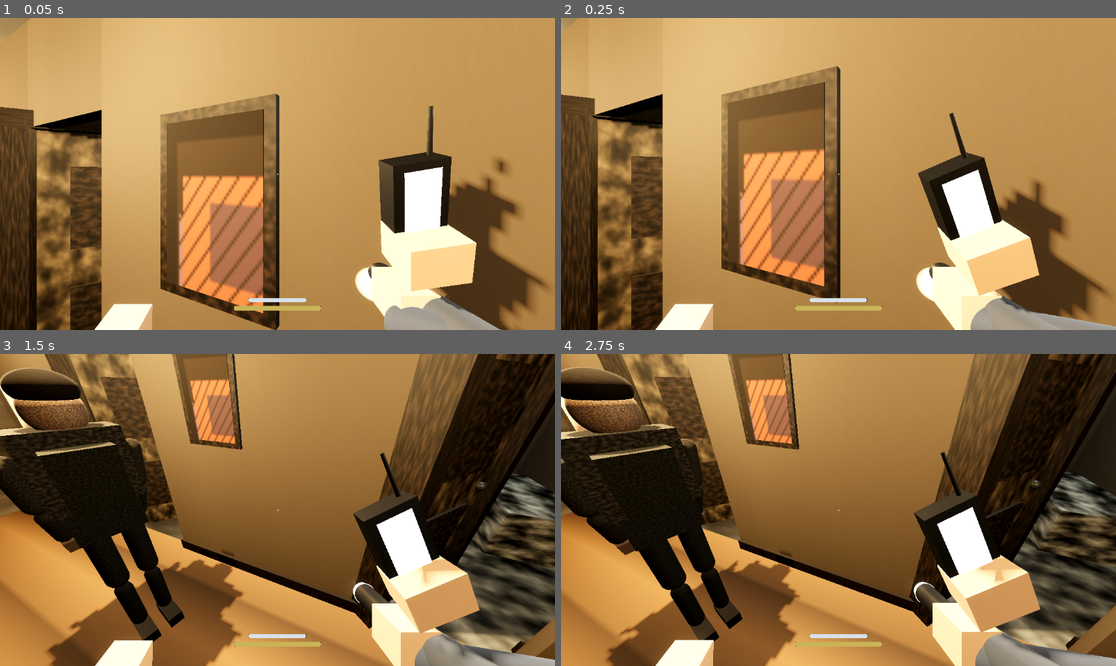
Above: before the commit, frames 1-4 (two rows, left to right).
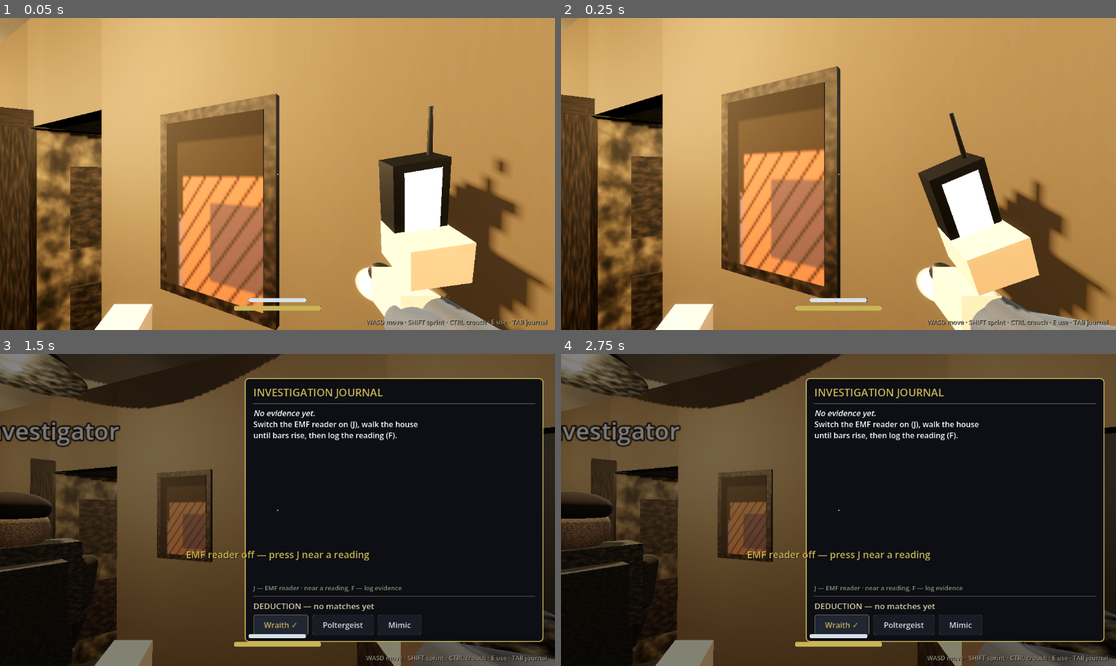
Above: after the commit, the same moments.

Repository: blastbeng/ProjectSpecterV2
Game: Godot game, scene res://scenes/match.tscn
Two runs of this game, one before a commit and one after it. Both use one fixed random seed, a clock stepped at 60 frames per second and the inputs below. This scene is started directly instead of the project's main scene.
Inputs (mouse positions are in pixels of both pictures, inside the frame that each line leads up to):
- Up to frame 1 (0.05 s): no input
- Up to frame 2 (0.25 s): no input
- Up to frame 3 (1.5 s): tap Enter (ui_accept) at 0.5, 0.77 s; move the mouse to (305, 510) at 0.52 s; hold Up (ui_up) 0.53-1.25 s; tap Tab at 0.6 s; click (305, 510) at 0.67 s; tap F at 0.8 s; click (277, 625) at 1.25 s, where only the run after the commit has a clickable "Wraith"
- Up to frame 4 (2.75 s): click (844, 625) at 2 s, where only the run after the commit has a clickable "Wraith ✓"

The runs differ from the first frame. In frame 1, 0.3% of the frame differs, in the area x 65-99%, y 96-99%; in frame 2, 0.3%; in frame 3, 84%, in the area x 0-100%, y 0-100%; in frame 4, 83%.

Commit message:
feat: evidence journal panel (TAB), F logs EMF hotspot captures, host-synced votes
- Journal node: capture list grouped by room, deduction candidates from
  entity table, vote buttons (host-authoritative via rpc, dedupe by kind+room)
- EMF remembers strongest_hotspot so logging knows kind+room
- Match: TAB toggles journal, F logs (toast feedback), hint line on HUD
- tests/test_journal.gd covers captures/dedupe/deduction/sync/panel

fix: test runner parallel+guarded; test_emf hung forever

- tools/test.sh: nproc parallel jobs (xargs -P), per-test timeout watchdog
  (TEST_TIMEOUT=120), --audio-driver Dummy, auto-import when class cache is
  missing; suite now 8/8 PASS in ~16 s on the RPi5 (was 6+ min serial)
- tests/test_emf.gd used _ready() on a SceneTree script -- never called,
  the suite blocked after TEST_AVATAR; now _init() + deferred _run

Diff:
--- /dev/null
+++ b/scripts/gameplay/journal.gd
@@ -0,0 +1,283 @@
+class_name Journal
+extends Node
+## Investigation journal (Vision 6): collects captured evidence across a match
+## and turns it into deductions. TAB slides the panel in; TAB again flips to
+## the deduction view where a button votes the entity type in — host decides,
+## synced to every peer so the roster shares one journal. Evidence kinds
+## beyond the seeded five and more entity powers arrive with the next layers.
+
+signal capture_added(kind: String, room: String)
+signal vote_changed(entity_type: String)
+
+const KINDS: Array[String] = [
+	"cold spot", "electrical hum", "object poltergeist", "door rattle", "static breath",
+]
+
+## Entity identification table (Vision 6). Wraith is the implemented entity;
+## Poltergeist/Mimic arrive with their power sets (Mimic fakes evidence).
+const ENTITY_TABLE := {
+	"wraith": ["cold spot", "electrical hum"],
+	"poltergeist": ["object poltergeist", "door rattle"],
+	"mimic": ["static breath", "cold spot"],
+}
+
+const ENTITY_HINTS := {
+	"wraith": "chilled air, electronics whine near its haunt",
+	"poltergeist": "thrown objects, rattling doors",
+	"mimic": "a liar — mimics warmer evidence; only breath static is truly its own",
+}
+
+var captures: Array = []   # [{kind: String, room: String}] — shared roster-wide
+var vote: String = ""      # current entity vote, "" = none yet
+
+var _panel_root: Control
+var _sheet: PanelContainer
+var _list_label: RichTextLabel
+var _deduce_label: Label
+var _vote_buttons: Array[Button] = []
+var _show_deduce := false
+var _open01 := 0.0         # slide animation 0 = hidden, 1 = fully in
+
+
+func _ready() -> void:
+	name = "Journal"
+	_build_panel()
+
+
+func _build_panel() -> void:
+	_panel_root = Control.new()
+	_panel_root.set_anchors_preset(Control.PRESET_FULL_RECT)
+	_panel_root.theme = UITheme.get_theme()
+	_panel_root.mouse_filter = Control.MOUSE_FILTER_IGNORE
+	_panel_root.visible = false
+	add_child(_panel_root)
+
+	var dim := ColorRect.new()
+	dim.color = Color(0.02, 0.02, 0.03, 0.5)
+	dim.set_anchors_preset(Control.PRESET_FULL_RECT)
+	dim.mouse_filter = Control.MOUSE_FILTER_IGNORE
+	_panel_root.add_child(dim)
+
+	var sb := StyleBoxFlat.new()
+	sb.bg_color = Color(UITheme.BG)
+	sb.set_corner_radius_all(8)
+	sb.set_border_width_all(2)
+	sb.border_color = UITheme.ACCENT
+	sb.content_margin_left = 18.0
+	sb.content_margin_right = 18.0
+	sb.content_margin_top = 14.0
+	sb.content_margin_bottom = 14.0
+
+	_sheet = PanelContainer.new()
+	_sheet.add_theme_stylebox_override("panel", sb)
+	_sheet.set_anchors_preset(Control.PRESET_RIGHT_WIDE)
+	_sheet.offset_top = 50.0
+	_sheet.offset_bottom = -50.0
+	_sheet.offset_right = -24.0
+	_sheet.offset_left = -620.0   # updated per-frame by the slide anim
+	_sheet.mouse_filter = Control.MOUSE_FILTER_STOP
+	_panel_root.add_child(_sheet)
+
+	var rows := VBoxContainer.new()
+	rows.add_theme_constant_override("separation", 6)
+	_sheet.add_child(rows)
+
+	var title := Label.new()
+	title.text = "INVESTIGATION JOURNAL"
+	title.add_theme_font_size_override("font_size", 22)
+	title.add_theme_color_override("font_color", UITheme.ACCENT)
+	rows.add_child(title)
+	rows.add_child(HSeparator.new())
+
+	_list_label = RichTextLabel.new()
+	_list_label.bbcode_enabled = true
+	_list_label.fit_content = true
+	_list_label.size_flags_vertical = Control.SIZE_EXPAND_FILL
+	_list_label.add_theme_font_size_override("normal_font_size", 16)
+	_list_label.mouse_filter = Control.MOUSE_FILTER_IGNORE
+	rows.add_child(_list_label)
+
+	var hint := Label.new()
+	hint.text = "J — EMF reader · near a reading, F — log evidence"
+	hint.add_theme_font_size_override("font_size", 13)
+	hint.add_theme_color_override("font_color", Color(0.55, 0.58, 0.52))
+	rows.add_child(hint)
+	rows.add_child(HSeparator.new())
+
+	_deduce_label = Label.new()
+	_deduce_label.text = "DEDUCTION"
+	_deduce_label.add_theme_font_size_override("font_size", 17)
+	_deduce_label.add_theme_color_override("font_color", Color(0.85, 0.82, 0.7))
+	rows.add_child(_deduce_label)
+
+	var btn_row := HBoxContainer.new()
+	btn_row.add_theme_constant_override("separation", 8)
+	rows.add_child(btn_row)
+	for et in ["wraith", "poltergeist", "mimic"]:
+		var b := Button.new()
+		b.text = et.capitalize()
+		b.focus_mode = Control.FOCUS_NONE
+		b.pressed.connect(_on_vote_pressed.bind(et))
+		btn_row.add_child(b)
+		_vote_buttons.append(b)
+
+	_refresh()
+
+
+## ---- state ---------------------------------------------------------------
+
+func is_open() -> bool:
+	return _panel_root.visible
+
+
+func close() -> void:
+	_panel_root.visible = false
+	_open01 = 0.0
+
+
+## Capture from the local player (Match calls this on F). Solo/host logs
+## directly; clients ask the host, who broadcasts the merged journal back.
+func player_captured(kind: String, room: String) -> void:
+	if multiplayer.get_unique_id() == 1:
+		host_add_capture(kind, room)
+	else:
+		request_capture.rpc_id(1, kind, room)
+
+
+## Host-side capture (solo path too). Dedupes kind+room; broadcasts to peers.
+func host_add_capture(kind: String, room: String) -> void:
+	for c in captures:
+		if c["kind"] == kind and c["room"] == room:
+			return
+	captures.append({"kind": kind, "room": room})
+	capture_added.emit(kind, room)
+	_sync_to_peers()
+	_refresh()
+
+
+func set_vote(entity_type: String) -> void:
+	if vote == entity_type:
+		return
+	vote = entity_type
+	vote_changed.emit(vote)
+	_sync_to_peers()
+	_refresh()
+
+
+## Evidence → entity candidates from what we actually captured.
+func possible_entities() -> Array[String]:
+	var counts := {}
+	for c in captures:
+		counts[c["kind"]] = counts.get(c["kind"], 0) + 1
+	var out: Array[String] = []
+	for et in ENTITY_TABLE:
+		var matched: int = 0
+		for k in counts:
+			if k in ENTITY_TABLE[et]:
+				matched += counts[k]
+		if matched > 0:
+			out.append(et)
+	return out
+
+
+func _on_vote_pressed(entity_type: String) -> void:
+	if multiplayer.get_unique_id() == 1:
+		set_vote(entity_type)
+	else:
+		request_vote.rpc_id(1, entity_type)
+
+
+## ---- network sync (host authoritative) ------------------------------------
+
+@rpc("any_peer", "call_remote", "reliable")
+func request_capture(kind: String, room: String) -> void:
+	if multiplayer.get_unique_id() == 1:
+		host_add_capture(kind, room)
+
+
+@rpc("any_peer", "call_remote", "reliable")
+func request_vote(entity_type: String) -> void:
+	if multiplayer.get_unique_id() == 1:
+		set_vote(entity_type)
+
+
+func _sync_to_peers() -> void:
+	# Autoloads are not visible at global-class compile time, so resolve the
+	# Net singleton at runtime instead of referencing its identifier.
+	var net := get_node_or_null("/root/Net")
+	if net != null and net.is_online():
+		sync_journal.rpc(captures, vote)
+
+
+@rpc("authority", "call_remote", "reliable")
+func sync_journal(items: Array, current_vote: String) -> void:
+	captures = items
+	if vote != current_vote:
+		vote = current_vote
+		vote_changed.emit(vote)
+	_refresh()
+
+
+## ---- UI -------------------------------------------------------------------
+
+func toggle(show_deduce := false, force := false) -> void:
+	if force or not _panel_root.visible:
+		_show_deduce = show_deduce
+		_panel_root.visible = true
+		_sheet.modulate.a = 0.0
+	else:
+		_show_deduce = show_deduce
+
+
+func _process(delta: float) -> void:
+	if not _panel_root.visible:
+		return
+	# Slide the sheet in from the right, fade it up.
+	_open01 = minf(_open01 + delta * 5.0, 1.0)
+	var s := ease(_open01, -2.2)
+	_sheet.offset_left = lerpf(40.0, -644.0, s)
+	_sheet.modulate.a = s
+	if _show_deduce and s >= 1.0:
+		_deduce_label.text = "DEDUCTION — vote the entity in"
+		_refresh()
+
+
+func _refresh() -> void:
+	if _list_label == null:
+		return
+	if captures.is_empty():
+		_list_label.text = "[i]No evidence yet.[/i]\nSwitch the EMF reader on (J), walk the house\nuntil bars rise, then log the reading (F)."
+	else:
+		var counts := {}
+		var rooms_by_kind := {}
+		for c in captures:
+			var k: String = c["kind"]
+			counts[k] = counts.get(k, 0) + 1
+			if not rooms_by_kind.has(k) or not rooms_by_kind[k].has(c["room"]):
+				if not rooms_by_kind.has(k):
+					rooms_by_kind[k] = []
+				rooms_by_kind[k].append(c["room"])
+		var lines: Array[String] = []
+		for k in counts:
+			var rooms: String = ", ".join(rooms_by_kind[k])
+			lines.append("[color=#c9b458]● %s[/color]  —  %s" % [k, rooms])
+		_list_label.text = "\n".join(lines)
+
+	var cands := possible_entities()
+	if cands.is_empty():
+		_deduce_label.text = "DEDUCTION — no matches yet"
+	elif cands.size() == 1:
+		_deduce_label.text = "DEDUCTION — %s: %s" % [cands[0], ENTITY_HINTS.get(cands[0], "")]
+	else:
+		_deduce_label.text = "DEDUCTION — could be: %s" % ", ".join(cands)
+
+	for i in _vote_buttons.size():
+		var et: String = _vote_buttons[i].text.to_lower()
+		if et == vote:
+			_vote_buttons[i].text = "%s  ✓" % et.capitalize()
+			_vote_buttons[i].modulate = UITheme.ACCENT
+			_vote_buttons[i].add_theme_color_override("font_color", UITheme.ACCENT)
+		else:
+			_vote_buttons[i].text = et.capitalize()
+			_vote_buttons[i].modulate = Color(1, 1, 1)
+			_vote_buttons[i].remove_theme_color_override("font_color")
--- a/scripts/gameplay/match.gd
+++ b/scripts/gameplay/match.gd
@@ -7,9 +7,11 @@
 
 var _hud: MatchHUD
 var _player: PlayerController
+var _journal: Journal
 var _demo_avatar: InvestigatorAvatar
 # peer id -> remote avatar (Vision 5.2)
 var _remote_avatars := {}
+var _toast_cooldown := 0.0
 
 
 func _ready() -> void:
@@ -27,6 +29,11 @@
 	_player.add_child(PeerController.new())
 	_hud = MatchHUD.new()
 	add_child(_hud)
+	# Evidence journal (Vision 6): TAB opens it; F logs EMF readings.
+	_journal = Journal.new()
+	add_child(_journal)
+	_journal.capture_added.connect(_on_capture_added)
+	# EMF reading strength comes in via player controller's sample() calls.
 	# Demo teammate in the hallway until a real remote peer replaces it.
 	_demo_avatar = InvestigatorAvatar.new()
 	_demo_avatar.player_index = 1
@@ -45,9 +52,12 @@
 	Net.player_left.connect(_on_player_left)
 
 
-func _process(_delta: float) -> void:
+func _process(delta: float) -> void:
 	if is_instance_valid(_player) and is_instance_valid(_hud):
-		_hud.prompt_label.text = _player.current_prompt()
+		if _toast_cooldown > 0.0:
+			_toast_cooldown -= delta
+		else:
+			_hud.prompt_label.text = _player.current_prompt()
 		_hud.stamina_bar.value = _player.stamina_ratio()
 		_hud.battery_bar.value = _player.flashlight.battery_ratio()
 		_hud.set_emf(_player.emf.strength, _player.emf.level)
@@ -104,3 +114,28 @@
 		elif event.physical_keycode == KEY_J:
 			_player.emf.toggle(not _player.emf.is_on())
 			_hud.show_emf(_player.emf.is_on())
+		elif event.physical_keycode == KEY_TAB:
+			if _journal.is_open():
+				_journal.close()
+			else:
+				_journal.toggle(true)
+		elif event.physical_keycode == KEY_F:
+			# Evidence logging: only counts while the reader is on and sees a
+			# real hotspot; dedupe is the journal's job.
+			if not _player.emf.is_on() or _player.emf.strongest_hotspot.is_empty():
+				_toast("EMF reader off — press J near a reading")
+			elif _player.emf.strength < 0.12:
+				_toast("reading too faint to identify")
+			else:
+				var hs := _player.emf.strongest_hotspot
+				_journal.player_captured(String(hs["kind"]), String(hs["room"]))
+				_toast("Logged: %s (%s)" % [hs["kind"], hs["room"]])
+
+
+func _toast(text: String) -> void:
+	_hud.prompt_label.text = text
+	_toast_cooldown = 2.2
+
+
+func _on_capture_added(kind: String, room: String) -> void:
+	_toast("Logged: %s — %s" % [kind, room])
--- a/scripts/player/emf_reader.gd
+++ b/scripts/player/emf_reader.gd
@@ -19,6 +19,8 @@
 var battery := BATTERY_MAX
 var enabled := true
 var hotspots: Array = []  # Array of Dictionary {pos: Vector3, kind: String, room: String}
+## Strongest hotspot of the latest sample() — {kind, room} for logging (F).
+var strongest_hotspot: Dictionary = {}
 
 var _screen_mat: StandardMaterial3D
 var _img: Image
@@ -71,14 +73,20 @@
 			_redraw_screen()
 		return
 	# Strength = closeness to the strongest hotspot (linear falloff, squared
-	# so readings drop off sharply away from the source).
+	# so readings drop off sharply away from the source). The winning hotspot
+	# is remembered so the journal logger knows WHAT was measured, not just
+	# how strongly.
 	var best := 0.0
+	var best_hs: Dictionary = {}
 	for hs in hotspots:
 		var pos: Vector3 = hs["pos"]
 		var s := 1.0 - clampf(camera_pos.distance_to(pos) / READ_RATE, 0.0, 1.0)
 		s *= s
-		best = maxf(best, s)
+		if s > best:
+			best = s
+			best_hs = hs
 	strength = best
+	strongest_hotspot = best_hs
 	var new_level := 1
 	for i in range(LEVELS.size(), 0, -1):
 		if strength >= LEVELS[i - 1] + 0.001:
--- a/scripts/ui/match_hud.gd
+++ b/scripts/ui/match_hud.gd
@@ -119,6 +119,25 @@
 	emf_label.visible = false
 	add_child(emf_label)
 
+	# Bottom-right hint line (Vision 5.9 HUD) — mirrors keybinds to the player.
+	var hint := Label.new()
+	hint.text = "WASD move · SHIFT sprint · CTRL crouch · E use · TAB journal"
+	hint.anchor_left = 1.0
+	hint.anchor_right = 1.0
+	hint.anchor_top = 1.0
+	hint.anchor_bottom = 1.0
+	hint.offset_left = -470.0
+	hint.offset_right = -16.0
+	hint.offset_top = -26.0
+	hint.offset_bottom = -8.0
+	hint.horizontal_alignment = HORIZONTAL_ALIGNMENT_RIGHT
+	hint.add_theme_font_size_override("font_size", 13)
+	hint.add_theme_color_override("font_color", Color(0.78, 0.76, 0.66, 0.75))
+	hint.add_theme_color_override("font_shadow_color", Color(0, 0, 0, 0.8))
+	hint.add_theme_constant_override("shadow_offset_x", 1)
+	hint.add_theme_constant_override("shadow_offset_y", 1)
+	add_child(hint)
+
 
 func show_emf(on: bool) -> void:
 	emf_bar.visible = on
--- a/tests/test_emf.gd
+++ b/tests/test_emf.gd
@@ -3,7 +3,13 @@
 ## Checks: hotspot strength falloff + level bands, battery drain, HUD meter
 ## wiring, screen texture updates, seeded deterministic placement in bounds.
 
-func _ready() -> void:
+func _init() -> void:
+	# SceneTree --script entry point: _ready() is a Node-only virtual and is
+	# never called on MainLoop scripts, which left this test idling forever.
+	call_deferred("_run")
+
+
+func _run() -> void:
 	var failures := 0
 
 	# --- hotspot math: strong near, weak far; level clamps to 1..5
--- /dev/null
+++ b/tests/test_journal.gd
@@ -0,0 +1,127 @@
+extends SceneTree
+## test_journal.gd — evidence journal + deduction test (Vision 6).
+## Checks: capture add/dedupe, kind+room attribution from the EMF hotspot,
+## deduction candidates from the entity table, vote state, sync RPC shape.
+
+const MATCH_SCENE := "res://scenes/match.tscn"
+const PASS_S := "TEST_JOURNAL_RESULT=PASS"
+const FAIL_S := "TEST_JOURNAL_RESULT=FAIL"
+
+
+func _init() -> void:
+	call_deferred("_run")
+
+
+func _run() -> void:
+	var failures := 0
+
+	# --- capture add / dedupe / vote -------------------------------------------------
+	var j := Journal.new()
+	root.add_child(j)
+	await process_frame
+
+	# Lambdas capture locals by VALUE, so a plain int counter would stay 0;
+	# mutate an array instead.
+	var added_log: Array = []
+	j.capture_added.connect(func(_k: String, _r: String) -> void: added_log.append(1))
+	var votes: Array[String] = []
+	j.vote_changed.connect(func(e: String) -> void: votes.append(e))
+
+	j.host_add_capture("cold spot", "Kitchen")
+	j.host_add_capture("cold spot", "Kitchen")  # must dedupe
+	j.host_add_capture("electrical hum", "Kitchen")
+	if j.captures.size() != 2 or added_log.size() != 2:
+		print(FAIL_S, " captures=%d added=%d (want 2/2)" % [j.captures.size(), added_log.size()])
+		failures += 1
+
+	var cands := j.possible_entities()
+	# cold spot matches wraith AND mimic; electrical hum matches wraith only.
+	if not ("wraith" in cands and "mimic" in cands):
+		print(FAIL_S, " candidates missing wraith/mimic: %s" % [cands])
+		failures += 1
+
+	j.host_add_capture("object poltergeist", "Storage")
+	cands = j.possible_entities()
+	if not ("poltergeist" in cands):
+		print(FAIL_S, " poltergeist evidence did not surface: %s" % [cands])
+		failures += 1
+
+	j.set_vote("wraith")
+	if j.vote != "wraith" or votes.size() != 1 or votes[0] != "wraith":
+		print(FAIL_S, " vote state wrong: %s votes=%s" % [j.vote, votes])
+		failures += 1
+	j.set_vote("wraith")  # idempotent, no second signal
+	if votes.size() != 1:
+		print(FAIL_S, " vote_changed emitted twice for same vote")
+		failures += 1
+
+	# --- sync RPC keeps roster journals identical -----------------------------------
+	var j2 := Journal.new()
+	root.add_child(j2)
+	await process_frame
+	j2.sync_journal(j.captures, "poltergeist")
+	if j2.captures.size() != j.captures.size() or j2.vote != "poltergeist":
+		print(FAIL_S, " sync_journal did not mirror state")
+		failures += 1
+	if j2.possible_entities() != j.possible_entities():
+		print(FAIL_S, " deduction diverged after sync")
+		failures += 1
+
+	# --- panel open/close (UI sanity) -------------------------------------------------
+	j.toggle(true)
+	if not j.is_open():
+		print(FAIL_S, " journal panel does not open")
+		failures += 1
+	j.close()
+	if j.is_open():
+		print(FAIL_S, " journal panel does not close")
+		failures += 1
+	j.sync_journal([], "")  # empty list must not crash _refresh
+	j._refresh()
+
+	# --- full in-match loop: EMF reading near a hotspot -> log path ------------------
+	var match_scene: Node = (load(MATCH_SCENE) as PackedScene).instantiate()
+	root.add_child(match_scene)
+	for i in 6:
+		await process_frame
+
+	var match_node: Node = root.get_node("Match")
+	var player: Node3D = match_node.get_node("Player")
+	var house: Node3D = null
+	for child in match_node.get_children():
+		if child is HouseBuilder:
+			house = child
+	if house == null or house.emf_hotspots.is_empty():
+		print(FAIL_S, " house/hotspots missing")
+		quit(1)
+		return
+
+	var hs: Dictionary = house.emf_hotspots[0]
+	player.position = Vector3(hs["pos"].x, 0.1, hs["pos"].z)
+	var mj: Journal = match_node.get_node("Journal")
+	if mj == null:
+		print(FAIL_S, " match has no Journal node")
+		quit(1)
+		return
+	for i in 8:
+		await physics_frame
+	if player.emf.strongest_hotspot.is_empty():
+		print(FAIL_S, " standing on a hotspot, reader saw nothing")
+		failures += 1
+	elif String(player.emf.strongest_hotspot["room"]) != String(hs["room"]) \
+			or String(player.emf.strongest_hotspot["kind"]) != String(hs["kind"]):
+		print(FAIL_S, " strongest_hotspot kind/room mismatch: %s vs %s" % [player.emf.strongest_hotspot, hs])
+		failures += 1
+	else:
+		# The F-key route in match.gd calls exactly this with these values.
+		mj.player_captured(String(player.emf.strongest_hotspot["kind"]),
+				String(player.emf.strongest_hotspot["room"]))
+		if mj.captures.size() != 1:
+			print(FAIL_S, " player_captured did not add a capture")
+			failures += 1
+
+	if failures == 0:
+		print(PASS_S)
+	else:
+		print(FAIL_S)
+	quit(1 if failures > 0 else 0)
Not shown, added: scripts/gameplay/journal.gd.uid
Not shown, added: tests/test_journal.gd.uid
Not shown, changed: AIDER_CONTINUE.md
Not shown, changed: tools/test.sh
